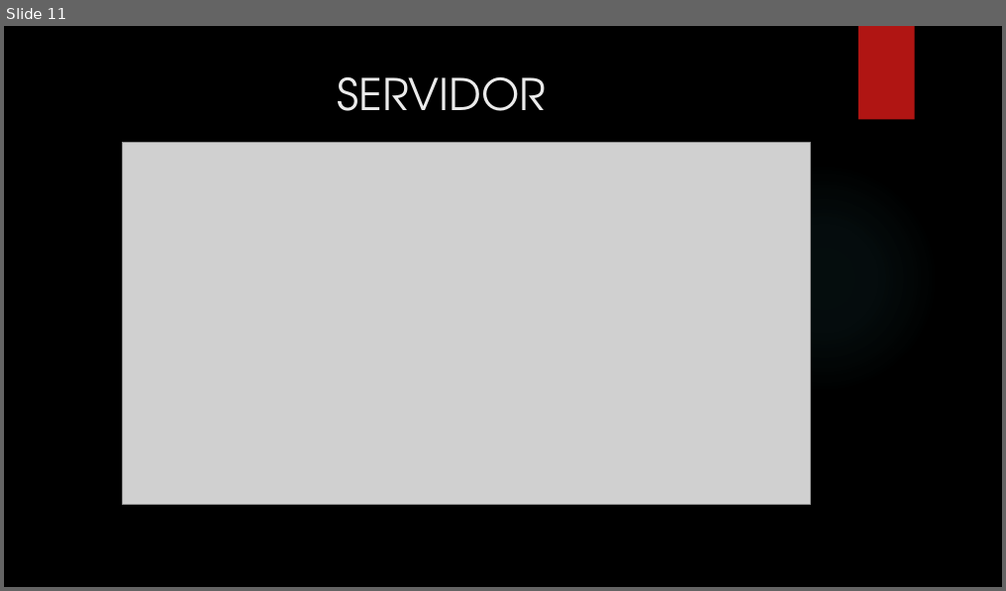
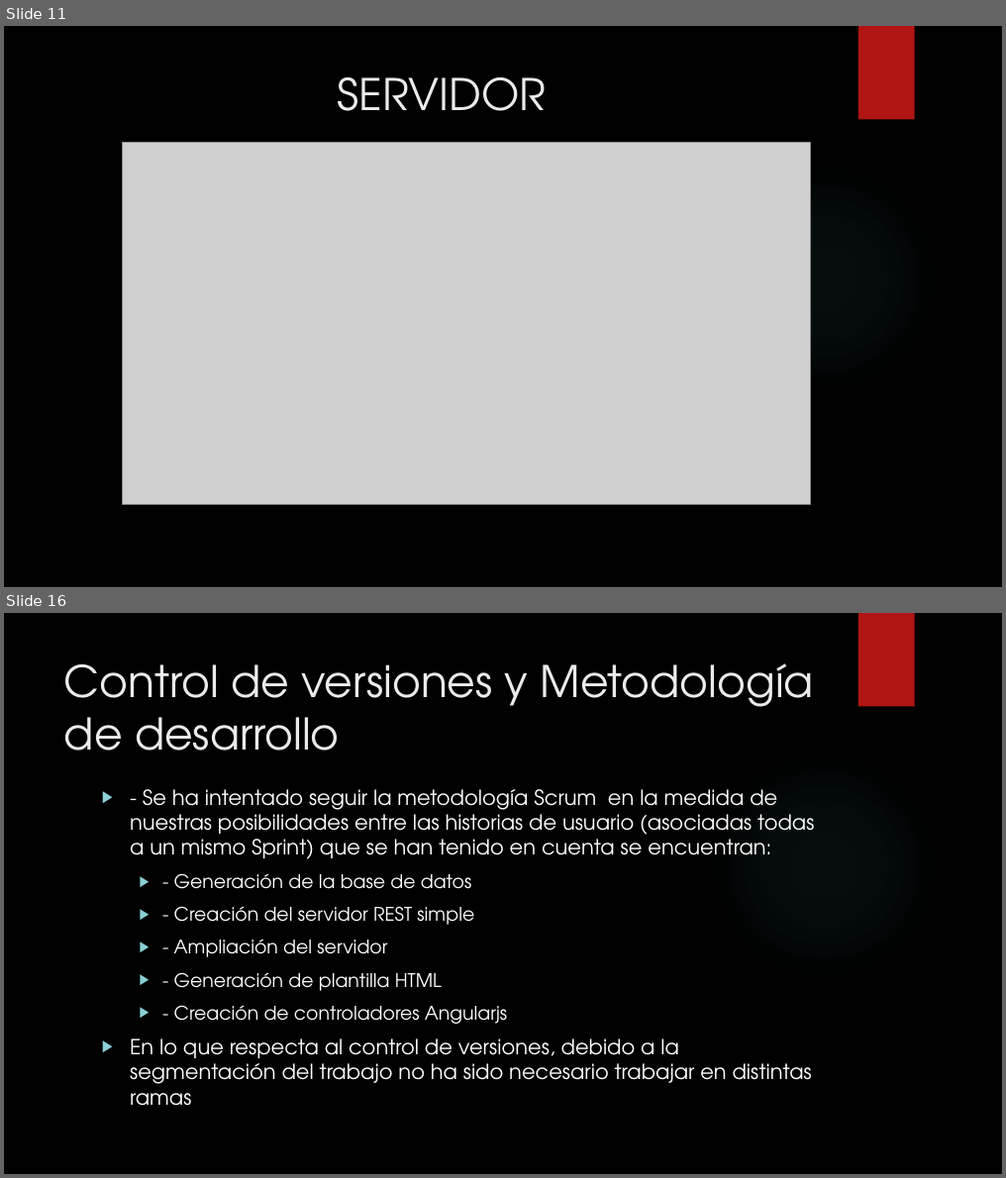
Before and after one commit to pesaura/LaboratorioTrabajo, a slide deck: LABORATORIO DE INGENIERIA.pptx. Shown one above the other, each under a label of ours: slide 11 before the commit, slides 11 and 16 after it; the slides between them are not shown. The pictures are 1006x591 and 1006x1178 pixels, drawn with LibreOffice and Linux fonts; fonts in the diff are those of the drawing; grey boxes stand for pictures; background and template pictures are left out. Boxes give left, top, right and bottom in pixels: in the first picture for what was removed or moved away, otherwise in the second. Text is boxed around its words. In the diff, an @@ line names an element or a change of style, - is before the commit and + after.

```diff
--- a/LABORATORIO DE INGENIERIA.pptx
+++ b/LABORATORIO DE INGENIERIA.pptx
@@ slide 16 added at [4,613,1002,1174], background picture (left out); not listed: 2 template elements that a slide beside it also shows @@
@@ title added at [64,663,814,751], 42 pt, text #EBEBEB @@
+Control de versiones y Metodología de desarrollo
@@ text added at [130,789,814,1106], 20 pt, text #FFFFFF @@
+▶ - Se ha intentado seguir la metodología Scrum en la medida de nuestras posibilidades entre las historias de usuario (asociadas todas a un mismo Sprint) que se han tenido en cuenta se encuentran:
+  ▶ - Generación de la base de datos
+  ▶ - Creación del servidor REST simple
+  ▶ - Ampliación del servidor
+  ▶ - Generación de plantilla HTML
+  ▶ - Creación de controladores Angularjs
+▶ En lo que respecta al control de versiones, debido a la segmentación del trabajo no ha sido necesario trabajar en distintas ramas
```
Also in this commit, not shown: 12 slides changed.
